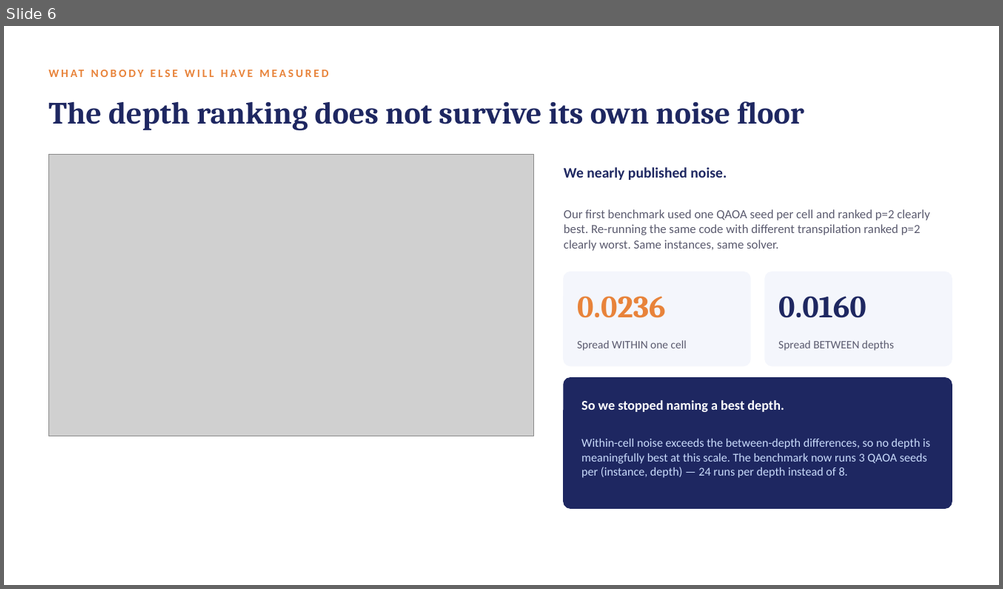
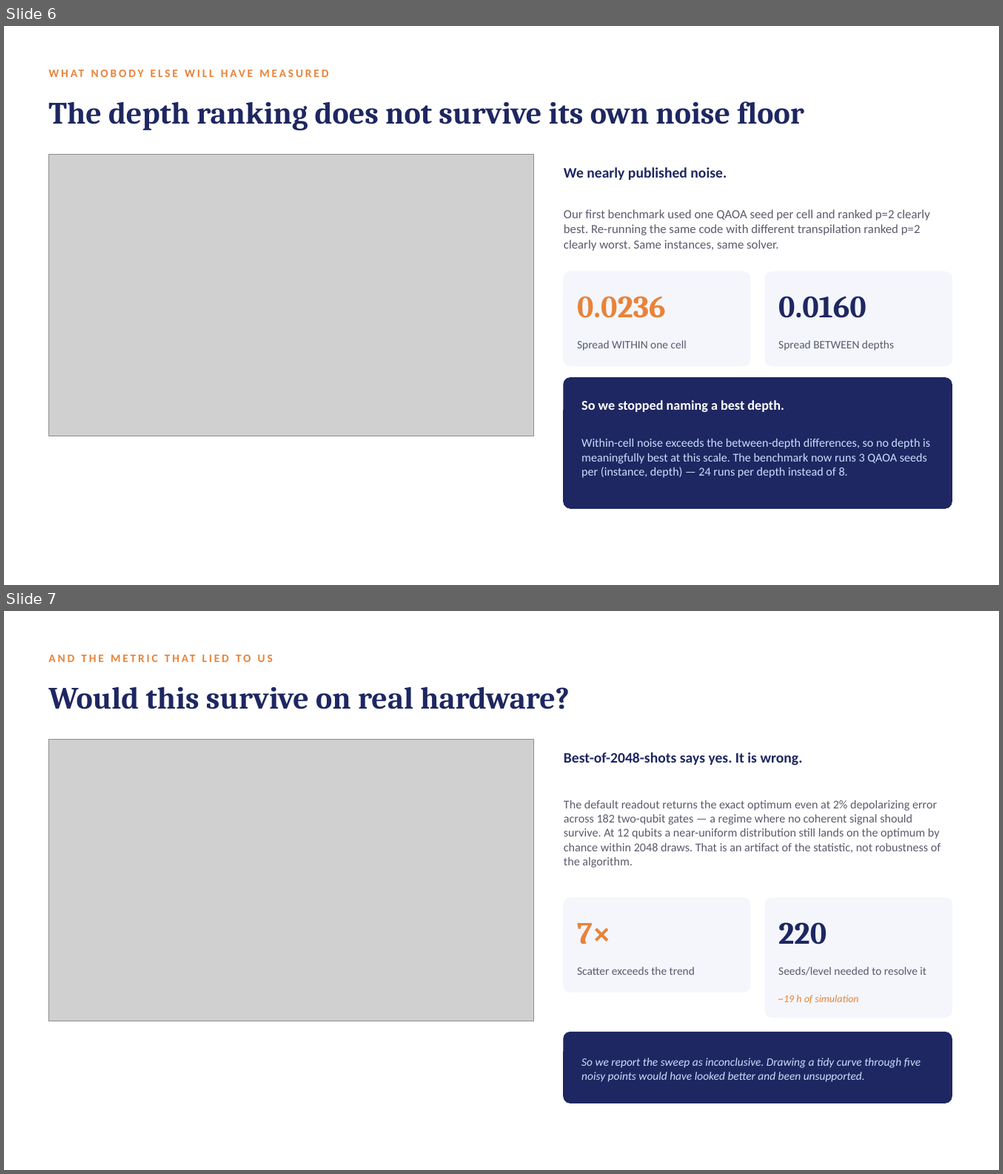
Before and after one commit to Dexterous-Ruler/quantum-loan-portfolio-allocator, a slide deck: PRESENTATION.pptx. Shown one above the other, each under a label of ours: slide 6 before the commit, slides 6 and 7 after it. The pictures are 1003x589 and 1003x1174 pixels, drawn with LibreOffice and Linux fonts; fonts in the diff are those of the drawing; grey boxes stand for pictures. Boxes give left, top, right and bottom in pixels: in the first picture for what was removed or moved away, otherwise in the second. Text is boxed around its words. In the diff, an @@ line names an element or a change of style, - is before the commit and + after.

```diff
--- a/PRESENTATION.pptx
+++ b/PRESENTATION.pptx
@@ slide 7 added at [4,611,999,1170], background #FFFFFF @@
@@ text added at [48,648,870,668], 11 pt, text #E8833A, bold @@
+AND THE METRIC THAT LIED TO US
@@ text added at [48,686,569,709], 30 pt, text #1E2761, bold @@
+Would this survive on real hardware?
@@ picture added at [48,739,534,1022] @@
@@ text added at [563,752,802,766], 14 pt, text #1E2761, bold @@
+Best-of-2048-shots says yes. It is wrong.
@@ text added at [563,800,940,868], 11.5 pt, text #5A5A6E @@
+The default readout returns the exact optimum even at 2% depolarizing error across 182 two-qubit gates — a regime where no coherent signal should survive. At 12 qubits a near-uniform distribution still lands on the optimum by chance within 2048 draws. That is an artifact of the statistic, not robustness of the algorithm.
@@ rounded rectangle added at [563,898,750,992], fill #F4F6FC, outline #F4F6FC 1 pt @@
@@ rounded rectangle added at [765,898,951,1017], fill #F4F6FC, outline #F4F6FC 1 pt @@
@@ text added at [577,923,611,945], 30 pt, text #E8833A, bold @@
+7×
@@ text added at [778,923,826,945], 30 pt, text #1E2761, bold @@
+220
@@ text added at [577,967,694,975], 11 pt, text #5A5A6E @@
+Scatter exceeds the trend
@@ text added at [778,967,926,976], 11 pt, text #5A5A6E @@
+Seeds/level needed to resolve it
@@ text added at [778,995,858,1004], 10 pt, text #E8833A, italic @@
+~19 h of simulation
@@ rounded rectangle added at [563,1033,951,1103], fill #1E2761, outline #1E2761 1 pt @@
@@ text added at [581,1058,920,1082], 11 pt, text #CADCFC, italic @@
+So we report the sweep as inconclusive. Drawing a tidy curve through five noisy points would have looked better and been unsupported.
```
Also in this commit, not shown: 11 other files.
